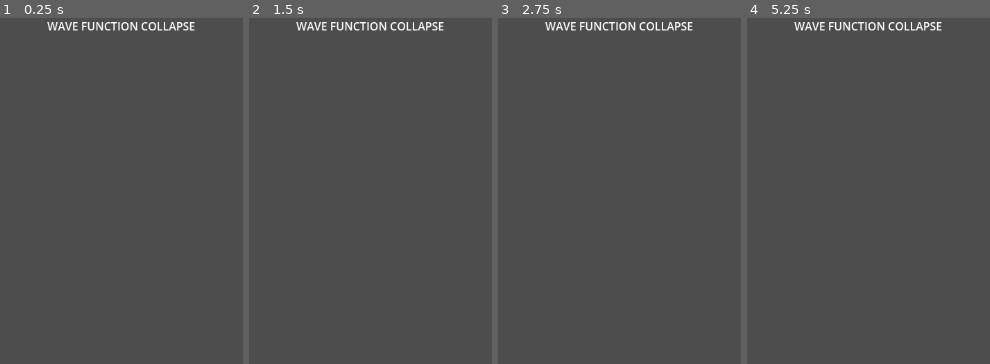
Above: before the commit, frames 1-4 (left to right).
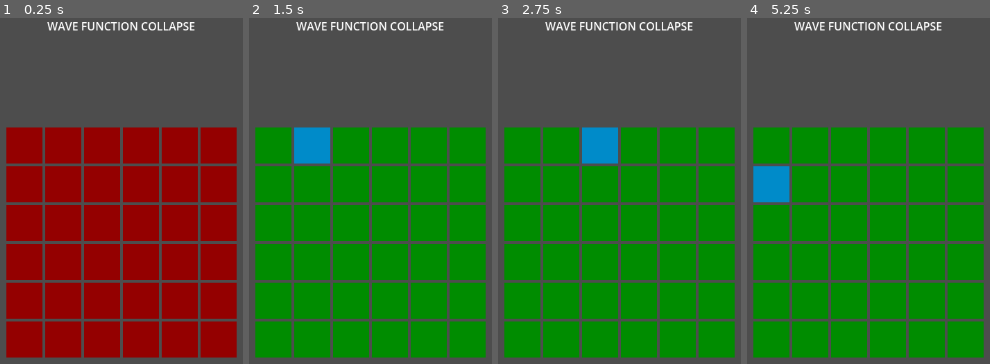
Above: after the commit, the same moments.

Repository: Sketh14/WaveFuncCollapse
Game: Godot game, scene res://Scenes/Main02.tscn
The game is run twice, just before and just after one commit, with the same random seed, the same clock (stepped at 60 frames per second) and the same inputs.
Inputs (mouse positions are in pixels of both pictures, inside the frame that each line leads up to):
- Up to frame 1 (0.25 s): no input
- Up to frame 2 (1.5 s): click (273, 146) at 0.52 s; click (312, 146) at 1.27 s
- Up to frame 3 (2.75 s): click (600, 146) at 2.02 s
- Up to frame 4 (5.25 s): click (887, 146) at 2.77 s; click (926, 146) at 3.52 s; click (965, 146) at 4.27 s; click (771, 184) at 5.02 s

The runs differ from the first frame. In frame 1, 57% of the frame differs, in the area x 2-98%, y 31-99%; in frame 2, 57%; in frame 3, 57%; in frame 4, 57%.

Commit message:
UI Tile Controls - 1
- Project
	(-) Creating new button theme
	(-) Making UI button prefab
- Scripts
	(-) UniversalConstants
		[=] Adding pressedColor as constant
	(-) UITileController
		[=] Basic tile controller
- Scene
	(-) Adding buttons to Main02

Diff:
--- /dev/null
+++ b/Prefab/UI/BtPrefab_1.tscn
@@ -0,0 +1,18 @@
+[gd_scene load_steps=3 format=3 uid="uid://bdeicjkvvfk7u"]
+
+[ext_resource type="Theme" uid="uid://dw70fre4exfuq" path="res://Themes/BtTheme_2.tres" id="1_6y6uu"]
+[ext_resource type="Script" path="res://Scripts/UI/UITileController_1.gd" id="2_5g68f"]
+
+[node name="Button" type="Button" node_paths=PackedStringArray("btControl")]
+custom_minimum_size = Vector2(52, 52)
+offset_left = 13.0
+offset_top = 22.0
+offset_right = 65.0
+offset_bottom = 74.0
+theme = ExtResource("1_6y6uu")
+script = ExtResource("2_5g68f")
+btControl = NodePath(".")
+
+[connection signal="mouse_entered" from="." to="." method="_on_mouse_entered_tile"]
+[connection signal="mouse_exited" from="." to="." method="_on_mouse_exited_tile"]
+[connection signal="pressed" from="." to="." method="_on_tile_bt_pressed"]
--- a/Scenes/Main02.tscn
+++ b/Scenes/Main02.tscn
@@ -1,4 +1,6 @@
-[gd_scene format=3 uid="uid://c6ywmav81o028"]
+[gd_scene load_steps=2 format=3 uid="uid://c6ywmav81o028"]
+
+[ext_resource type="PackedScene" uid="uid://bdeicjkvvfk7u" path="res://Prefab/UI/BtPrefab_1.tscn" id="1_w1yuo"]
 
 [node name="Main02" type="Control"]
 layout_mode = 3
@@ -18,3 +20,134 @@
 offset_bottom = 26.0
 grow_horizontal = 2
 text = "WAVE FUNCTION COLLAPSE"
+
+[node name="Control" type="Control" parent="."]
+layout_mode = 1
+anchors_preset = 15
+anchor_right = 1.0
+anchor_bottom = 1.0
+grow_horizontal = 2
+grow_vertical = 2
+
+[node name="GridContainer_1" type="GridContainer" parent="Control"]
+layout_mode = 1
+anchors_preset = 8
+anchor_left = 0.5
+anchor_top = 0.5
+anchor_right = 0.5
+anchor_bottom = 0.5
+offset_left = -166.0
+offset_top = -166.0
+offset_right = 166.0
+offset_bottom = 166.0
+grow_horizontal = 2
+grow_vertical = 2
+columns = 6
+
+[node name="Button_1" parent="Control/GridContainer_1" instance=ExtResource("1_w1yuo")]
+layout_mode = 2
+
+[node name="Button_2" parent="Control/GridContainer_1" instance=ExtResource("1_w1yuo")]
+layout_mode = 2
+
+[node name="Button_3" parent="Control/GridContainer_1" instance=ExtResource("1_w1yuo")]
+layout_mode = 2
+
+[node name="Button_4" parent="Control/GridContainer_1" instance=ExtResource("1_w1yuo")]
+layout_mode = 2
+
+[node name="Button_5" parent="Control/GridContainer_1" instance=ExtResource("1_w1yuo")]
+layout_mode = 2
+
+[node name="Button_6" parent="Control/GridContainer_1" instance=ExtResource("1_w1yuo")]
+layout_mode = 2
+
+[node name="Button_7" parent="Control/GridContainer_1" instance=ExtResource("1_w1yuo")]
+layout_mode = 2
+
+[node name="Button_8" parent="Control/GridContainer_1" instance=ExtResource("1_w1yuo")]
+layout_mode = 2
+
+[node name="Button_9" parent="Control/GridContainer_1" instance=ExtResource("1_w1yuo")]
+layout_mode = 2
+
+[node name="Button_10" parent="Control/GridContainer_1" instance=ExtResource("1_w1yuo")]
+layout_mode = 2
+
+[node name="Button_11" parent="Control/GridContainer_1" instance=ExtResource("1_w1yuo")]
+layout_mode = 2
+
+[node name="Button_12" parent="Control/GridContainer_1" instance=ExtResource("1_w1yuo")]
+layout_mode = 2
+
+[node name="Button_13" parent="Control/GridContainer_1" instance=ExtResource("1_w1yuo")]
+layout_mode = 2
+
+[node name="Button_14" parent="Control/GridContainer_1" instance=ExtResource("1_w1yuo")]
+layout_mode = 2
+
+[node name="Button_15" parent="Control/GridContainer_1" instance=ExtResource("1_w1yuo")]
+layout_mode = 2
+
+[node name="Button_16" parent="Control/GridContainer_1" instance=ExtResource("1_w1yuo")]
+layout_mode = 2
+
+[node name="Button_17" parent="Control/GridContainer_1" instance=ExtResource("1_w1yuo")]
+layout_mode = 2
+
+[node name="Button_18" parent="Control/GridContainer_1" instance=ExtResource("1_w1yuo")]
+layout_mode = 2
+
+[node name="Button_19" parent="Control/GridContainer_1" instance=ExtResource("1_w1yuo")]
+layout_mode = 2
+
+[node name="Button_20" parent="Control/GridContainer_1" instance=ExtResource("1_w1yuo")]
+layout_mode = 2
+
+[node name="Button_21" parent="Control/GridContainer_1" instance=ExtResource("1_w1yuo")]
+layout_mode = 2
+
+[node name="Button_22" parent="Control/GridContainer_1" instance=ExtResource("1_w1yuo")]
+layout_mode = 2
+
+[node name="Button_23" parent="Control/GridContainer_1" instance=ExtResource("1_w1yuo")]
+layout_mode = 2
+
+[node name="Button_24" parent="Control/GridContainer_1" instance=ExtResource("1_w1yuo")]
+layout_mode = 2
+
+[node name="Button_25" parent="Control/GridContainer_1" instance=ExtResource("1_w1yuo")]
+layout_mode = 2
+
+[node name="Button_26" parent="Control/GridContainer_1" instance=ExtResource("1_w1yuo")]
+layout_mode = 2
+
+[node name="Button_27" parent="Control/GridContainer_1" instance=ExtResource("1_w1yuo")]
+layout_mode = 2
+
+[node name="Button_28" parent="Control/GridContainer_1" instance=ExtResource("1_w1yuo")]
+layout_mode = 2
+
+[node name="Button_29" parent="Control/GridContainer_1" instance=ExtResource("1_w1yuo")]
+layout_mode = 2
+
+[node name="Button_30" parent="Control/GridContainer_1" instance=ExtResource("1_w1yuo")]
+layout_mode = 2
+
+[node name="Button_31" parent="Control/GridContainer_1" instance=ExtResource("1_w1yuo")]
+layout_mode = 2
+
+[node name="Button_32" parent="Control/GridContainer_1" instance=ExtResource("1_w1yuo")]
+layout_mode = 2
+
+[node name="Button_33" parent="Control/GridContainer_1" instance=ExtResource("1_w1yuo")]
+layout_mode = 2
+
+[node name="Button_34" parent="Control/GridContainer_1" instance=ExtResource("1_w1yuo")]
+layout_mode = 2
+
+[node name="Button_35" parent="Control/GridContainer_1" instance=ExtResource("1_w1yuo")]
+layout_mode = 2
+
+[node name="Button_36" parent="Control/GridContainer_1" instance=ExtResource("1_w1yuo")]
+layout_mode = 2
--- /dev/null
+++ b/Scripts/UI/UITileController_1.gd
@@ -0,0 +1,41 @@
+class_name UITileController_1 extends Control
+
+@export var btControl: Control
+@export var tileID: int
+@export var tileEnabled: bool
+
+
+"""
+# Called when the node enters the scene tree for the first time.
+func _ready():
+
+	# print(btControl.theme.has_stylebox("StyleBoxFlat", "StyleBoxFlat"))
+	# print(btControl.theme.has_stylebox("Disabled_Stylebox_2", "StyleBoxFlat"))
+	# print(btControl.theme.has_stylebox("BtPrefab_1", "Button"))
+	# print(btControl.theme.has_stylebox("StyleBoxFlat", "Button"))
+	# print(btControl.theme.has_stylebox("BtTheme_2", "Button"))
+
+	# print(btControl.theme.has_stylebox("normal", "Button"))				# Somehow this is true, how????????
+	pass
+"""
+
+
+# Called every frame. 'delta' is the elapsed time since the previous frame.
+# func _process(delta):
+# 	pass
+
+
+func _on_tile_bt_pressed():
+	# if global_position.distance_to(get_global_mouse_position()) < 5:
+	if tileEnabled:
+		print("Tile Enabled : " + str(tileID))
+		btControl.theme.get_stylebox("normal", "Button").bg_color = UniversalConstants.pressedColor
+
+func _on_mouse_entered_tile():
+	tileEnabled = true
+	# print("Mouse Entered : " + str(tileID))
+
+
+func _on_mouse_exited_tile():
+	tileEnabled = false
+	# print("Mouse Exited : " + str(tileID))
--- a/Scripts/UniversalConstants.gd
+++ b/Scripts/UniversalConstants.gd
@@ -1,3 +1,5 @@
 class_name UniversalConstants
 
 enum SocketDirection {POSITIVEX, NEGATIVEX, POSITIVEY, NEGATIVEY}
+
+const pressedColor = Color(0, 0.55, 0, 1)
--- /dev/null
+++ b/Themes/BtTheme_1.tres
@@ -0,0 +1,9 @@
+[gd_resource type="Theme" load_steps=3 format=3 uid="uid://lue8bf3xrte1"]
+
+[ext_resource type="StyleBox" uid="uid://plfyw66xbyvx" path="res://Themes/Disabled_Stylebox.tres" id="1_xcbfv"]
+
+[sub_resource type="StyleBoxFlat" id="StyleBoxFlat_db8xr"]
+
+[resource]
+Button/styles/disabled = ExtResource("1_xcbfv")
+Button/styles/focus = SubResource("StyleBoxFlat_db8xr")
--- /dev/null
+++ b/Themes/BtTheme_2.tres
@@ -0,0 +1,23 @@
+[gd_resource type="Theme" load_steps=6 format=3 uid="uid://dw70fre4exfuq"]
+
+[sub_resource type="StyleBoxFlat" id="StyleBoxFlat_8i32a"]
+bg_color = Color(0.580392, 0, 0, 0.584314)
+
+[sub_resource type="StyleBoxFlat" id="StyleBoxFlat_ehf5o"]
+bg_color = Color(0, 0.545098, 0.788235, 1)
+
+[sub_resource type="StyleBoxFlat" id="StyleBoxFlat_omqnp"]
+bg_color = Color(0.803922, 0, 0, 1)
+
+[sub_resource type="StyleBoxFlat" id="StyleBoxFlat_mq8f7"]
+bg_color = Color(0.580392, 0, 0, 1)
+
+[sub_resource type="StyleBoxFlat" id="StyleBoxFlat_kcfva"]
+bg_color = Color(0, 0.545098, 0, 1)
+
+[resource]
+Button/styles/disabled = SubResource("StyleBoxFlat_8i32a")
+Button/styles/focus = SubResource("StyleBoxFlat_ehf5o")
+Button/styles/hover = SubResource("StyleBoxFlat_omqnp")
+Button/styles/normal = SubResource("StyleBoxFlat_mq8f7")
+Button/styles/pressed = SubResource("StyleBoxFlat_kcfva")
--- /dev/null
+++ b/Themes/Disabled_Stylebox.tres
@@ -0,0 +1,13 @@
+[gd_resource type="StyleBoxFlat" format=3 uid="uid://plfyw66xbyvx"]
+
+[resource]
+bg_color = Color(0.564706, 0.117647, 0.168627, 1)
+border_width_left = 4
+border_width_top = 4
+border_width_right = 4
+border_width_bottom = 4
+border_color = Color(0.372549, 0.0862745, 0.0862745, 1)
+corner_radius_top_left = 5
+corner_radius_top_right = 5
+corner_radius_bottom_right = 5
+corner_radius_bottom_left = 5
Not shown, changed: Logs.txt
